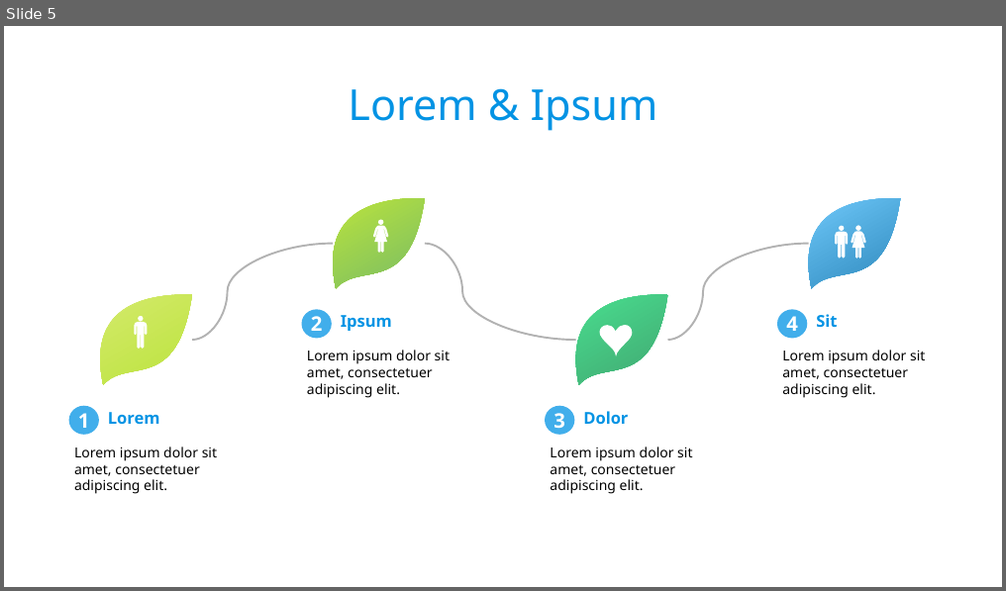
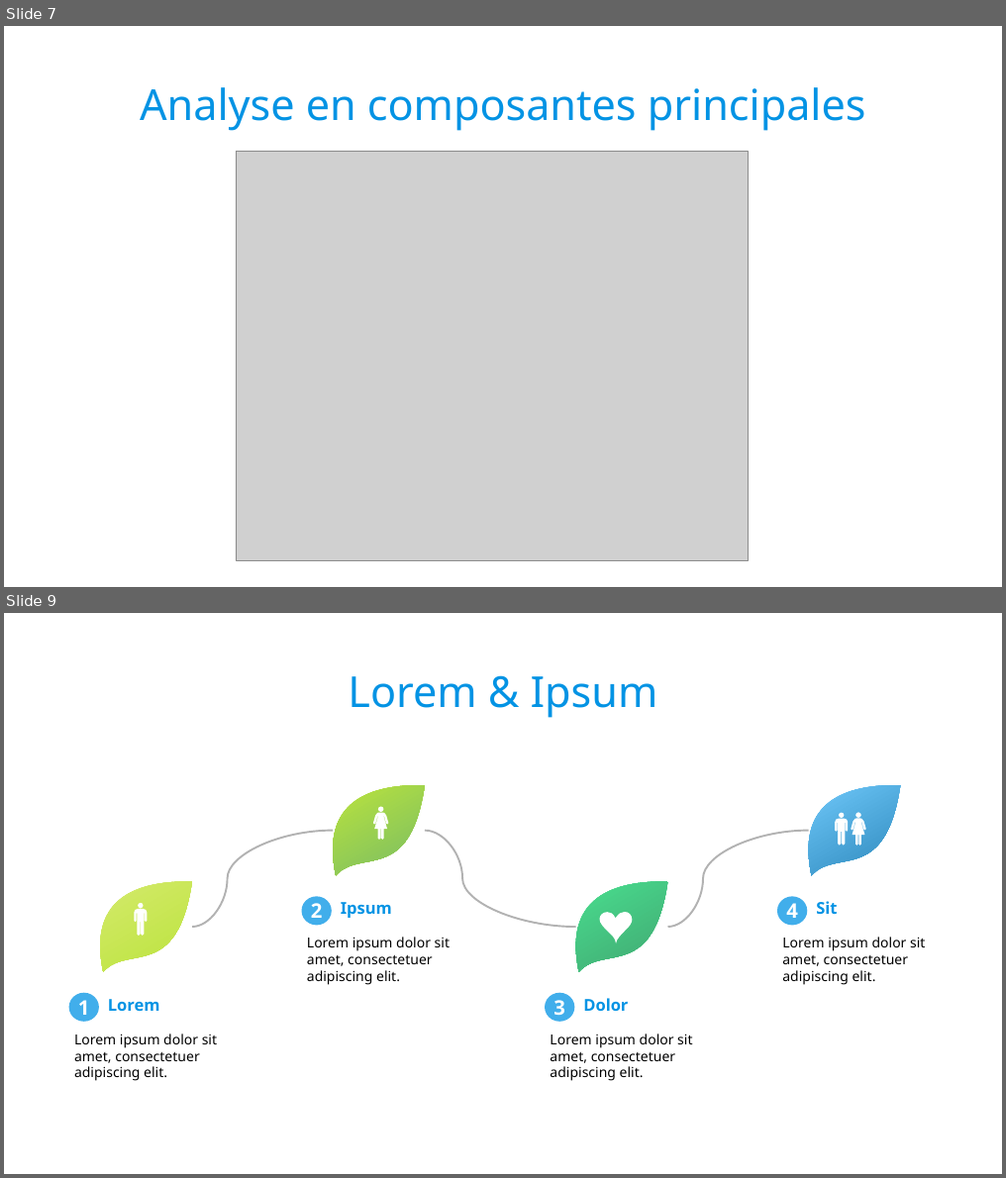
Before and after one commit to Polytech-E2I/data-processing, a slide deck: Projet3/report/report.odp. Shown one above the other, each under a label of ours: slide 5 before the commit, slides 7 and 9 after it; the slides between them are not shown. The pictures are 1006x591 and 1006x1178 pixels, drawn with LibreOffice and Linux fonts; fonts in the diff are those of the drawing; grey boxes stand for pictures; background and template pictures are left out. Boxes give left, top, right and bottom in pixels: in the first picture for what was removed or moved away, otherwise in the second. Text is boxed around its words. In the diff, an @@ line names an element or a change of style, - is before the commit and + after.

```diff
--- a/Projet3/report/report.odp
+++ b/Projet3/report/report.odp
@@ slide 7 added at (4,26,1002,587), background #FFFFFF @@
@@ text added at (140,87,866,131), 34 pt, text #0393E4 @@
+Analyse en composantes principales
@@ picture added at (236,151,748,562) @@
@@ what was slide 5 is now slide 9 @@
```
Also in this commit, not shown: 1 slide changed, 3 other slides added, 5 other files.
